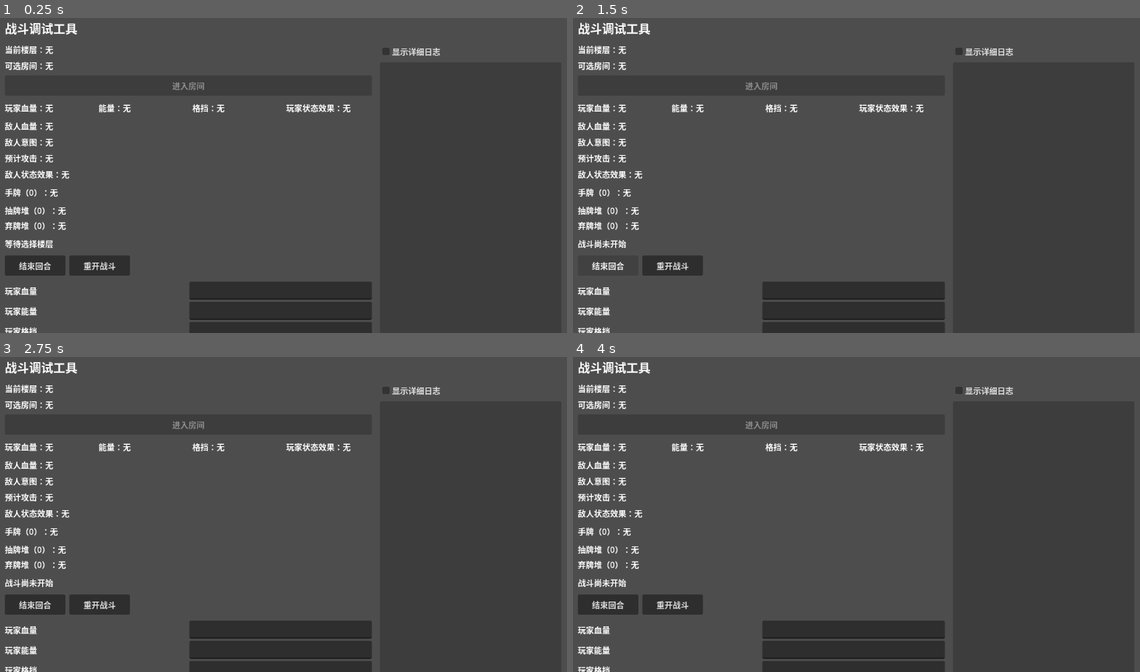
Above: before the commit, frames 1-4 (two rows, left to right).
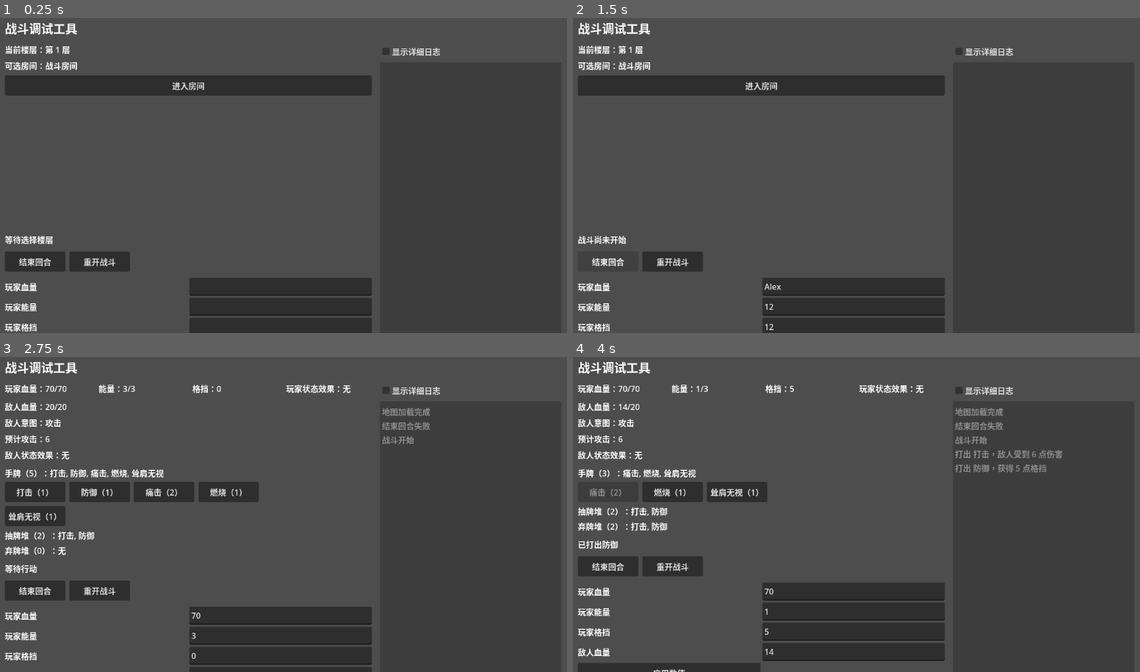
Above: after the commit, the same moments.

Repository: jxqxn/Godot-Game
Game: Godot game, scene res://scenes/stm/battle_debug_scene.tscn
Two runs of this game, one before a commit and one after it. Both use one fixed random seed, a clock stepped at 60 frames per second and the inputs below.
Inputs (mouse positions are in pixels of both pictures, inside the frame that each line leads up to):
- Up to frame 1 (0.25 s): no input
- Up to frame 2 (1.5 s): click (850, 292) at 0.52 s; type "Alex" at 0.6 s; click (850, 310) at 0.75 s; type "12" at 0.83 s; click (850, 329) at 0.98 s; type "12" at 1.07 s; click "结束回合" at 1.25 s
- Up to frame 3 (2.75 s): click (187, 423) at 2 s, where only the run after the commit has a clickable "进入房间"
- Up to frame 4 (4 s): click (607, 492) at 2.75 s, where only the run after the commit has a clickable "打击（1）"; click (607, 492) at 3.5 s, where only the run after the commit has a clickable "防御（1）"

The runs differ from the first frame. In frame 1, 4.1% of the frame differs, in the area x 0-66%, y 8-100%; in frame 2, 3.9%; in frame 3, 11%; in frame 4, 15%, in the area x 0-87%, y 8-100%.

Commit message:
fix(debug): remove stale _show_no_combat_display calls from map refresh

Diff:
--- a/scripts/stm/debug/battle_debug_scene.gd
+++ b/scripts/stm/debug/battle_debug_scene.gd
@@ -458,7 +458,6 @@
 		if victory_label != null:
 			victory_label.visible = true
 		_show_map_panel_state()
-		_show_no_combat_display()
 		status_label.text = "游戏通关"
 		return
 
@@ -466,7 +465,6 @@
 		if map_panel != null:
 			map_panel.visible = true
 		_show_map_panel_state()
-		_show_no_combat_display()
 		status_label.text = status_message
 		return
 
